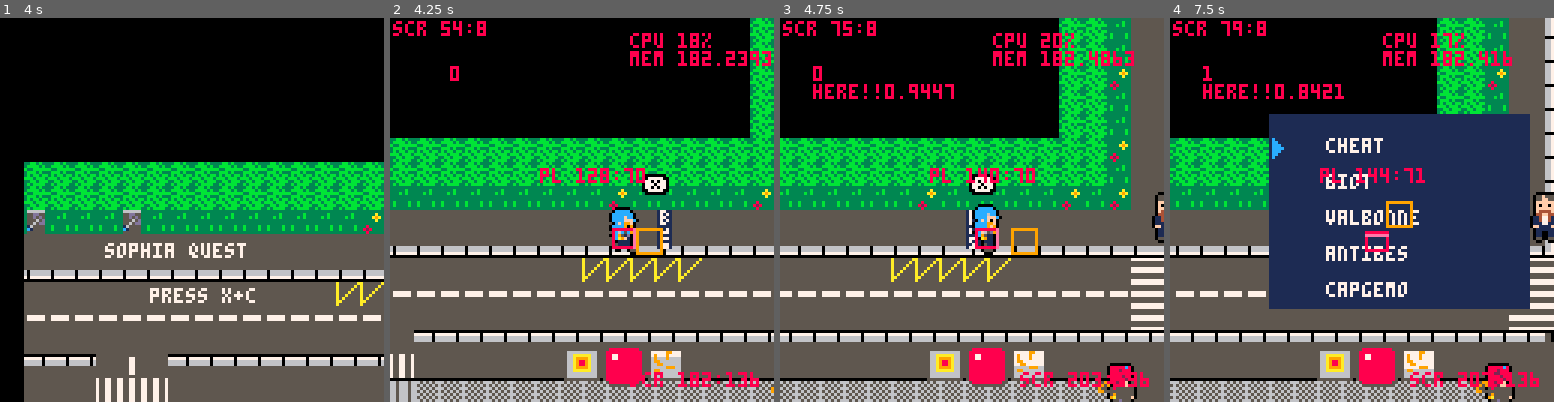
Above: before the commit, frames 1-4 (left to right).
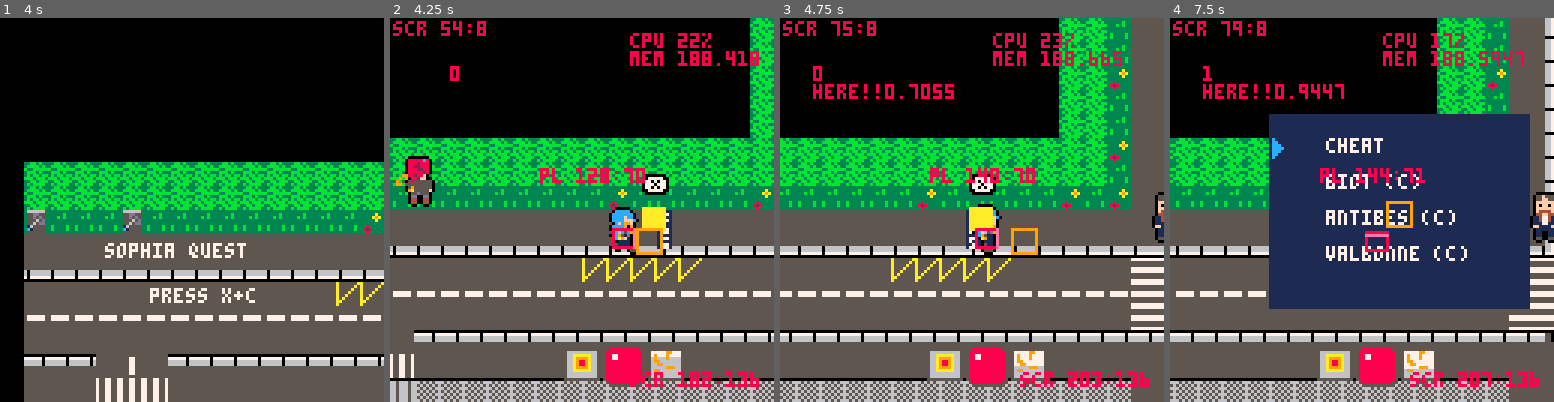
Above: after the commit, the same moments.

Repository: JasonHaenlin/pico-8-sophiaquest
Game: PICO-8 cartridge sophiaquest.p8
Same seed, same stepped clock (60 frames per second), same inputs: the game is played once before the commit and once after it.
Inputs:
- Up to frame 1 (4 s): tap X (X key) at 0.33, 1.07, 1.85, 2.97 s; tap O (Z key) at 0.7, 1.7, 2.1, 2.5, 2.9, 3.3, 3.7 s; hold Right 1.6-2.1 s; hold Up 2.15-2.42 s; hold Right 2.47-3.03 s; hold Left 3.08-3.58 s; hold Down 3.63-3.97 s
- Up to frame 2 (4.25 s): hold Right from 4.02 s (still down); tap X (X key) at 4.08 s; tap O (Z key) at 4.1 s
- Up to frame 3 (4.75 s): tap O (Z key) at 4.5 s; release Right at 4.68 s; hold Up from 4.73 s (still down)
- Up to frame 4 (7.5 s): tap O (Z key) every 0.4 s from 4.9 to 7.3 s; release Up at 5.03 s; hold Left 5.08-5.68 s; tap X (X key) at 5.2, 6.32, 7.43 s; hold Down 5.73-6.03 s; hold Right 6.08-6.58 s; hold Right 6.63-7.13 s; hold Up 7.18-7.45 s

Frame 1 is identical in both runs. In frame 2, 1.5% of the frame differs, in the area x 1-100%, y 3-98%; in frame 3, 1.2%; in frame 4, 2.2%, in the area x 33-93%, y 8-100%.

Commit message:
TP, sprites ans rooms

Diff:
--- a/sophiaquest.p8
+++ b/sophiaquest.p8
@@ -57,46 +57,64 @@
   },
   {
    tag = busstop,
-   name = "biot",
+   name = "biot (c)",
    map = {x1 = 8, y1 = 8, x2 = 225, y2 = 125},
    spawn = { x = 125, y = 70 }
   },
   {
    tag = busstop,
-   name = "valbonne",
+   name = "antibes (c)",
    map = {x1 = 384 , y1 = 8, x2 = 537, y2 = 120},
-   spawn = { x = 528, y = 77 }
+   spawn = { x = 528, y = 600 }
   },
   {
    tag = busstop,
-   name = "antibes",
-   map = {x1 = 625, y1 = 8, x2 = 688, y2 = -9},
-   spawn = { x = 777, y = 51 }
+   name = "valbonne (c)",
+   map = {x1 = 625, y1 = -10, x2 = 688, y2 = -9},
+   spawn = { x = 777, y = 53 }
   },
   {
-   tag = busstop,
+   tag = room,
    name = "capgemo",
    map = {x1 = 824, y1 = 8, x2 = 1025, y2 = 65},
    spawn = { x = 860, y = 175 }
   },
   {
+    tag = room,
+    name = "leonardo energie",
+    map = {x1 = 0, y1 = 0, x2 = 0, y2 = 0},
+    spawn = { x = 0, y = 0 }
+   },
+   {
+    tag = room,
+    name = "thelas",
+    map = {x1 = 817, y1 = 8, x2 = 902, y2 = 88},
+    spawn = { x = 873, y = 167 }
+   },
+  {
    tag = room,
    name = "sophiatech batiment est",
-   map = {x1 = 824, y1 = 8, x2 = 1025, y2 = 65},
-   spawn = { x = 860, y = 175 }
+   map = {x1 = 0, y1 = 0, x2 = 0, y2 = 0},
+   spawn = { x = 0, y = 0 }
   },
   {
    tag = room,
    name = "sophiatech batiment ouest",
-   map = {x1 = 824, y1 = 8, x2 = 1025, y2 = 65},
-   spawn = { x = 860, y = 175 }
+   map = {x1 = 0, y1 = 0, x2 = 0, y2 = 0},
+   spawn = { x = 0, y = 0 }
   },
   {
    tag = room,
    name = "sophiatech restaurant",
-   map = {x1 = 15, y1 = 54, x2 = 1025, y2 = 65},
-   spawn = { x = 860, y = 175 }
-  }
+   map = {x1 = 0, y1 = 0, x2 = 0, y2 = 0},
+   spawn = { x = 0, y = 0 }
+  },
+  {
+    tag = room,
+    name = "carrouffe",
+    map = {x1 = 0, y1 = 0, x2 = 0, y2 = 0},
+    spawn = { x = 0, y = 0 }
+   }
  }
 end
 
@@ -308,11 +326,15 @@
 end
 
 function make_all_tp()
-  make_tp(281, 41, 44, 15, 15, 3, trig_dist_hud,"⬆️")
-  make_tp(321, 41, 44, 15, 15, 3, trig_dist_hud,"⬆️")
-  make_tp(138, 71, 44, 5, 5, 1, trig_btn_hud,"❎")
-  make_tp(538, 79, 44, 5, 5, 2, trig_btn_hud,"❎")
-  make_tp(785, 55, 44, 5, 5, 3, trig_btn_hud,"❎")
+  make_tp(281, 41, 46, 15, 15, 3, trig_dist_hud,"⬆️") --capgemo
+  make_tp(321, 41, 46, 15, 15, 3, trig_dist_hud,"⬆️") --capgemo
+  make_tp(688, 41, 46, 15, 15, 3, trig_dist_hud,"⬆️") --thelas
+  make_tp(728, 41, 46, 15, 15, 3, trig_dist_hud,"⬆️") --thelas
+  make_tp(696, 41, 46, 15, 15, 3, trig_dist_hud,"⬆️") --thelas
+  make_tp(735, 41, 46, 15, 15, 3, trig_dist_hud,"⬆️") --thelas
+  make_tp(138, 71, 46, 5, 5, 1, trig_btn_hud,"❎")
+  make_tp(538, 79, 46, 5, 5, 2, trig_btn_hud,"❎")
+  make_tp(785, 55, 46, 5, 5, 3, trig_btn_hud,"❎")
 end
 
 function make_npc(x, y, s)
@@ -1647,18 +1669,18 @@
 272727270027270065272700a7a764646464646464000076d3d3d3a7a77676767676760076767676767676767676767676767676767676767676767676767600
 b336b3b336b3b336b3b336b30000c7c7c7c7c7c7c7c7c7c7c7007676767676767676767600000000000000000000000000002727979797979797970027006575
 272727270027270065767600a7a77615767683767600006576767676767676767676760076760097979797979797979797979797979797979797979797979700
-b3b3b3b3b3b3b3b3b3b3b3b30000c7c7c7c7000000c7c7c7c7009797e39776769797e3e300000000000000000000000000002727646464646464640027979797
+b3b3b3b3b3b3b3b3b3b3b3b30000c7c7c7c7c7c7c7c7c7c7c7009797e39776769797e3e300000000000000000000000000002727646464646464640027979797
 97979797972727007676760076767676766574577600006576767676767676009797979776760064646464646464a7a7a7d3d364646464646464646464646400
-b3b3b3b3b3b3b3b3b3b3b3b300000000000000000000000000006464d36476766464d3d300000000000000000000000000002727373737373737370027646464
+b3b3b3b3b3b3b3b3b3b3b3b300000000c7c700000000000000006464d36476766464d3d300000000000000000000000000002727373737373737370027646464
 64646464642727001576760076767676767675767600000000000000007676006464646476760076767676767676a7a7a7d3d376767676767676767676767600
-b3b3b3b300000000b3b3b3b300000000000000000000000000007676d37676767676d3d300000000000000000000000000002727272727272727270027272727
+b3b3b3b3b3b3b3b3b3b3b3b300000000000000000000000000007676d37676767676d3d300000000000000000000000000002727272727272727270027272727
 15152727272727001576760076767676767676767600007676767676767676001537371576769776767676767676767676767676767600767676767683767600
-00000000000000000000000000000000000000000000000000007676767600007676767600000000000000000000000000002727272727000027270027272727
+0000000000b3b3000000000000000000000000000000000000007676767676767676767600000000000000000000000000002727272727272727270027272727
 27272727272727007676767676767615767676767600007676767676767676007676767676766476767676767676767676767676767600767676766574577600
-00000000000000000000000000000000000000000000000000000000000000000000000000000000000000000000000000000000000000000000000000000000
+00000000000000000000000000000000000000000000000000000000000076760000000000000000000000000000000000000000000000272700000000000000
 00000000000000000000000000000000000000000000007676760000767676001576767676767676767676767676767676767676767600157676766575767600
 __gff__
-000080008000008080808080808000008000000080000080808080808000000080008080800000808080000000000000800080808000000082a000000080800000000080808080808000000000000000008000808080008080000000000000000000000080808080800000000000000085850505000000808080808000000000
+000000008000000000008080808000000000000000000000000080808000000000008080800000000000000000000000800080808000000082a000000080800000000080808000808000000000000000008000808080008080000000000000000000000080808080800000000000000085850505000000808000808000000000
 0000008080800000000000000000000500000080808000000000000000000000000000808080000000000000000000000000008080800000000000000000000000000000000000000000000000000000000000000000000000000000000000000000000000000000000000000000000000000000000000000000000000000000
 __map__
 000000000000000000000000000000000000000000000000000000000000000000000000000000000000000000000000000000000000000000000000000000000000000000000000000000000000000000171818070808080808080808080918181900000000002525252525003e3e3e3e3e3e3e007979790079797b7b797979
@@ -1684,8 +1706,8 @@
 0002070808080809161212161212166465161212162102210e0f212121210202020202020202020202020202000000006465166465161212161212121212022131212d0d0d0d0d0d0d0d2f00467c3d3d3d3d3d3d46534646464646463d3d3d3d3d4646464646003d3846467c7c7c7c0047757c7c007c7c7c7c7c7c7c7c7c7c7c
 0002171818181819121212121212121212121212121212121212212121210202020202020202020200000000000000001212121212121212121212121212022324212d1e1e1e1e1e1e1e2f007c7c7c7c7c7c7c7c7c7c7c7c7c7c7c7c7c7c7c7c7c7c7c7c7c51007c57577c7c7c7c7c00387c7c7c79797979797979797979791b
 0002272828282829121207080808080808080808080912121212070808080808080808080809020200000000000000001212121212121212121212121212023334212d1e04041e04041e2f007c7c7c7c7c7c7c7c7c7c7c7c7272727c727272727c7c7c7c7c7c007c7c7c7c7c7c7c7c0047757c7c46464646464646464646461b
-00020a666666660c121217181818181818181818181912121212171818181818181818181819020200000000000000002525362525362525362525261212022121022d1e14141e14141e2f007c7c7c7c7c7c7c7c7c7c7c7c727c7c7c727c7c727c7c7c7c7c51007c7c7c7c00007c7c00577c7c7c7c7c7c7c7c7c7c7c1b1b1b1b
-00021a1b04041b1c12122728282828282828282828291212121227282828282828282828282902020000000000000000444516121216444516121216121212023102020212123012120202007c7c7c7c7c7c7c7c7c7c7c7c7272727c727c7c727c7c7c7c7c7c0000000000000000000000000000000000000000000000000000
+00020a666666660c121217181818181818181818181912121212171818181818181818181819020200000000000000002525362525362525362525261212022121022d1e14141e14141e2f007c7c7c7c7c7c7c7c7c7c7c7c727c7c7c727c7c727c7c7c7c7c51007c7c7c7c7c7c7c7c00577c7c7c7c7c7c7c7c7c7c7c1b1b1b1b
+00021a1b04041b1c12122728282828282828282828291212121227282828282828282828282902020000000000000000444516121216444516121216121212023102020212123012120202007c7c7c7c7c7c7c7c7c7c7c7c7272727c727c7c727c7c7c7c7c7c0000000000007c7c000000000000000000000000000000000000
 00021a1b14141b1c12120a0d0d0d0d0d0d0d0d0d0d0c121212120a0b0b0b0b0b0b0b0b0b0b0c0202000000000000000054551612121654551612121612121202213112121212121212121200797979797979797979007c7c7c7c727c727c7c727c7c7c7c7c510000000000000000000000000000000000000000000000000000
 000231121212121212121a0d0d1b1b0d0d1b1b0d0d1c121212121a0d0d1b1b0d0d1b1b0d0d1c0202000000000000000064651612121664651612121612121212020212121240414212121200464646464646464646007c7c7272727c72727272727c7c7c7c7c0000000000000000000000000000000000000000000000000000
 000231121212121212121a1b1b1b1b1b1b1b1b1b1b1c121212121a1b1b1b1b1b1b1b1b1b1b1c0202000000000000000012121212121212121212121212121212121212121250305212121200564756475647564777007c7c7c7c7c7c7c0079797979797979790000000000000000000000000000000000000000000000000000
